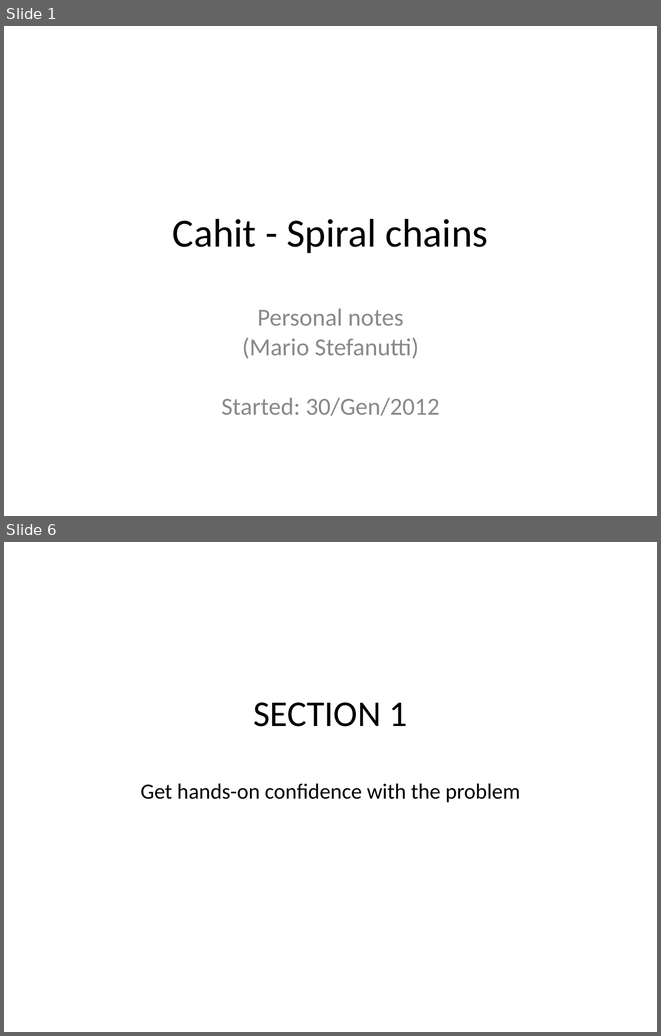
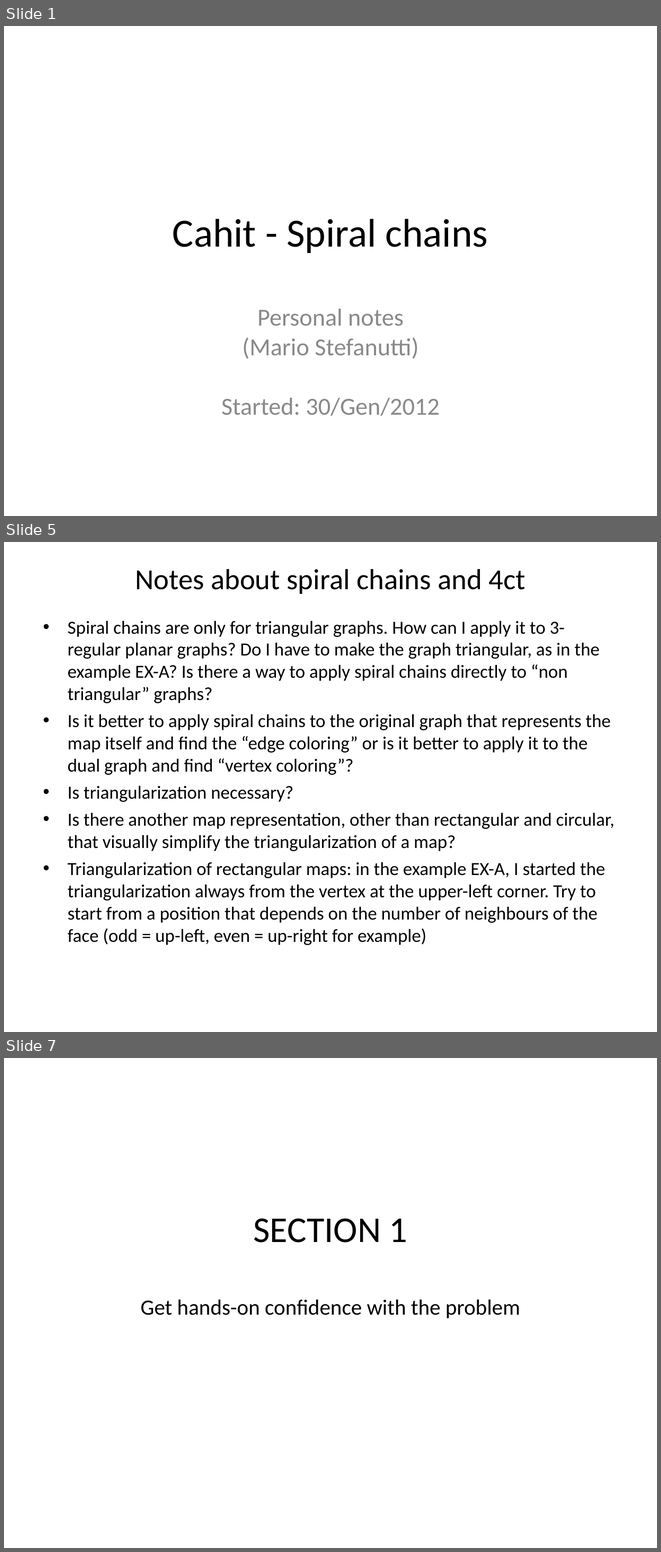
Before and after one commit to stefanutti/maps-coloring-java, a slide deck: ct/ct-docs/cahit-spiral-chains/spiral-chains.ppt. Shown one above the other, each under a label of ours: slides 1 and 6 before the commit, slides 1, 5 and 7 after it; the slides between them are not shown. The pictures are 661x1036 and 661x1552 pixels, drawn with LibreOffice and Linux fonts; fonts in the diff are those of the drawing. Boxes give left, top, right and bottom in pixels: in the first picture for what was removed or moved away, otherwise in the second. Text is boxed around its words. In the diff, an @@ line names an element or a change of style, - is before the commit and + after.

```diff
--- a/ct/ct-docs/cahit-spiral-chains/spiral-chains.ppt
+++ b/ct/ct-docs/cahit-spiral-chains/spiral-chains.ppt
@@ slide 5 added at [4,542,657,1032], background #FFFFFF @@
@@ title added at [135,569,525,594], 32 pt, text #000000 @@
+Notes about spiral chains and 4ct
@@ text added at [68,620,615,945], 20.4 pt, text #000000 @@
+• Spiral chains are only for triangular graphs. How can I apply it to 3-regular planar graphs? Do I have to make the graph triangular, as in the example EX-A? Is there a way to apply spiral chains directly to “non triangular” graphs?
+• Is it better to apply spiral chains to the original graph that represents the map itself and find the “edge coloring” or is it better to apply it to the dual graph and find “vertex coloring”?
+• Is triangularization necessary?
+• Is there another map representation, other than rectangular and circular, that visually simplify the triangularization of a map?
+• Triangularization of rectangular maps: in the example EX-A, I started the triangularization always from the vertex at the upper-left corner. Try to start from a position that depends on the number of neighbours of the face (odd = up-left, even = up-right for example)
@@ what was slide 6 is now slide 7 @@
```
Also in this commit, not shown: 10 slides changed, 5 other slides added, 7 slides removed, 54 other files.
